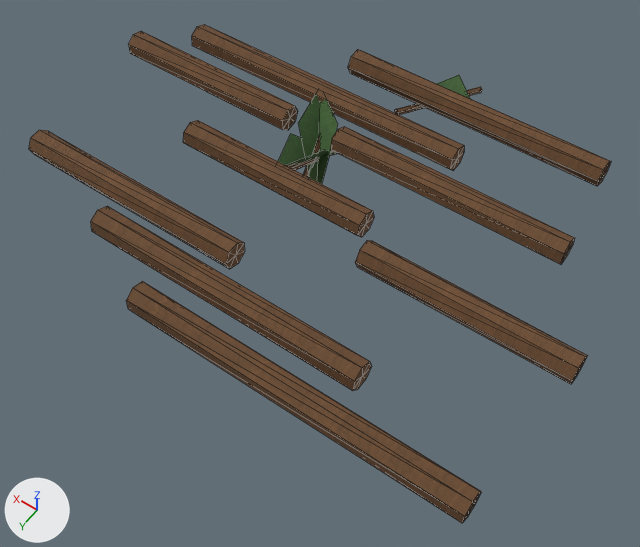
Renders of the OBJ model Assets/ProjectOEN/ProductionArt/Meshes/environment_set_dressing/en-015_cave_floor_debris_set__branches.obj from each side of a commit.
Camera for both pictures: a 50 mm lens placed at (-0.647, 0.926, 1.281), pointed at (-0.015, 0.04, -0.112). Every picture has the same lights, and +X, +Y and +Z are marked at lower left. The first picture is the older version. Mesh edges are drawn as thin lines. Where no turn or scale is listed for an object, it has been applied to the vertices. Vertices at exactly the same position are counted once.

In view in the first picture: 'en-015_cave_floor_debris_set__branches'.
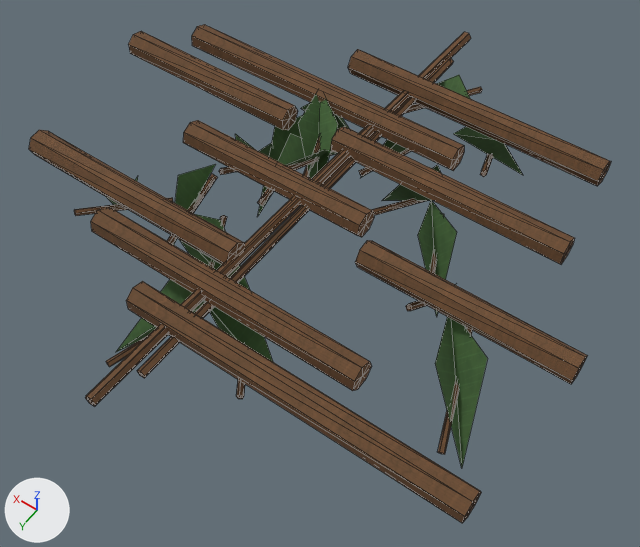
Changed parts and their boxes [x1, y1, x2, y2] in the pictures (640 x 547 px):
part 1 of me_en_015_cave_floor_debris_set__branches, added
    after: [219, 167, 237, 175]
part 2 of me_en_015_cave_floor_debris_set__branches, added
    after: [372, 198, 424, 215]
part 3 of me_en_015_cave_floor_debris_set__branches, added
    after: [106, 334, 150, 367]
part 4 of me_en_015_cave_floor_debris_set__branches, added
    after: [236, 380, 245, 399]
part 5 of me_en_015_cave_floor_debris_set__branches, added
    after: [257, 188, 273, 206]
part 6 of me_en_015_cave_floor_debris_set__branches, added
    after: [438, 327, 472, 454]
part 7 of me_en_015_cave_floor_debris_set__branches, added
    after: [209, 215, 227, 268]
part 8 of me_en_015_cave_floor_debris_set__branches, added
    after: [74, 198, 173, 216]
part 9 of me_en_015_cave_floor_debris_set__branches, added
    after: [480, 154, 493, 177]
part 10 of me_en_015_cave_floor_debris_set__branches, added
    after: [85, 32, 523, 467]

Edits to the bpy script that builds the scene:
```text
Change me_en_015_cave_floor_debris_set__branches:
    remove me_en_015_cave_floor_debris_set__branches.from_pydata(...)  # 192 vertices, 318 faces; spans x -0.545..0.615, y -0.528..0.39, z -0.061..0.078
    add me_en_015_cave_floor_debris_set__branches.from_pydata(...)  # 442 vertices, 670 faces; spans x -0.545..0.615, y -0.602..0.562, z -0.18..0.078
    me_en_015_cave_floor_debris_set__branches part 1: the loose piece of 12 vertices spanning x 0.114..0.127, y -0.216..-0.002, z -0.05..0.059 is copied, and the copy is multiplied about its middle by the matrix ((0.875, 0.015, 0.284), (0.0, 0.919, -0.048), (-0.284, 0.046, 0.874)), then moved by (0.125, 0.016, -0.071); it spans x 0.223..0.267, y -0.189..0.004, z -0.12..-0.014
    me_en_015_cave_floor_debris_set__branches part 2: the loose piece of 12 vertices spanning x 0.097..0.163, y -0.262..-0.048, z -0.043..0.051 is copied, and the copy is multiplied about its middle by the matrix ((-0.824, 0.05, -0.598), (0.029, 1.019, 0.045), (0.6, 0.019, -0.825)), then moved by (-0.211, -0.05, -0.076); it spans x -0.138..-0.023, y -0.311..-0.098, z -0.098..-0.046
    me_en_015_cave_floor_debris_set__branches part 3: the loose piece of 12 vertices spanning x 0.114..0.127, y -0.216..-0.002, z -0.05..0.059 is copied, and the copy is multiplied about its middle by the matrix ((-0.979, -0.521, 0.05), (0.496, -0.956, -0.268), (0.169, -0.214, 1.076)), then moved by (0.004, 0.437, -0.082); it spans x 0.067..0.184, y 0.212..0.444, z -0.114..-0.041
    me_en_015_cave_floor_debris_set__branches part 4: the loose piece of 12 vertices spanning x 0.114..0.127, y -0.216..-0.002, z -0.05..0.059 is copied, and the copy is multiplied about its middle by the matrix ((0.03, -0.136, -0.859), (0.0, 0.859, -0.136), (0.869, 0.005, 0.03)), then moved by (-0.149, 0.4, -0.064); it spans x -0.089..0.034, y 0.204..0.378, z -0.068..-0.051
    me_en_015_cave_floor_debris_set__branches part 5: the loose piece of 12 vertices spanning x 0.097..0.163, y -0.262..-0.048, z -0.043..0.051 is copied, and the copy is multiplied about its middle by the matrix ((0.684, 0.008, -0.615), (0.026, 0.919, 0.04), (0.615, -0.048, 0.683)), then moved by (0.062, 0.021, -0.071); it spans x 0.177..0.206, y -0.231..-0.037, z -0.122..-0.012
    me_en_015_cave_floor_debris_set__branches part 6: the loose piece of 12 vertices spanning x 0.114..0.127, y -0.216..-0.002, z -0.05..0.059 is copied, and the copy is multiplied about its middle by the matrix ((-0.758, -0.036, -0.682), (0.0, 1.019, -0.053), (0.683, -0.04, -0.757)), then moved by (-0.496, 0.242, -0.076); it spans x -0.417..-0.332, y 0.027..0.24, z -0.12..-0.026
    me_en_015_cave_floor_debris_set__branches part 7: the loose piece of 12 vertices spanning x 0.114..0.127, y -0.216..-0.002, z -0.05..0.059 is copied, and the copy is multiplied about its middle by the matrix ((0.058, -0.058, -1.107), (0.0, 1.108, -0.058), (1.108, 0.003, 0.058)), then moved by (0.035, 0.276, -0.081); it spans x 0.09..0.222, y 0.051..0.284, z -0.087..-0.067
    me_en_015_cave_floor_debris_set__branches part 8: the loose piece of 12 vertices spanning x 0.114..0.127, y -0.216..-0.002, z -0.05..0.059 is copied, and the copy is multiplied about its middle by the matrix ((0.368, 0.123, 0.779), (0.0, 0.859, -0.136), (-0.788, 0.058, 0.363)), then moved by (0.266, 0.271, -0.065); it spans x 0.33..0.443, y 0.075..0.249, z -0.09..-0.03
    me_en_015_cave_floor_debris_set__branches part 9: the loose piece of 12 vertices spanning x -0.052..0.049, y -0.528..-0.313, z -0.022..0.031 is copied, and the copy is multiplied about its middle by the matrix ((-0.191, -0.028, -0.9), (-0.044, 0.919, -0.02), (0.899, 0.039, -0.192)), then moved by (-0.144, 0.015, -0.071); it spans x -0.181..-0.11, y -0.502..-0.309, z -0.113..-0.021
    me_en_015_cave_floor_debris_set__branches part 10: 142 vertices added at x -0.447..0.465, y -0.602..0.562, z -0.18..0.06
```
